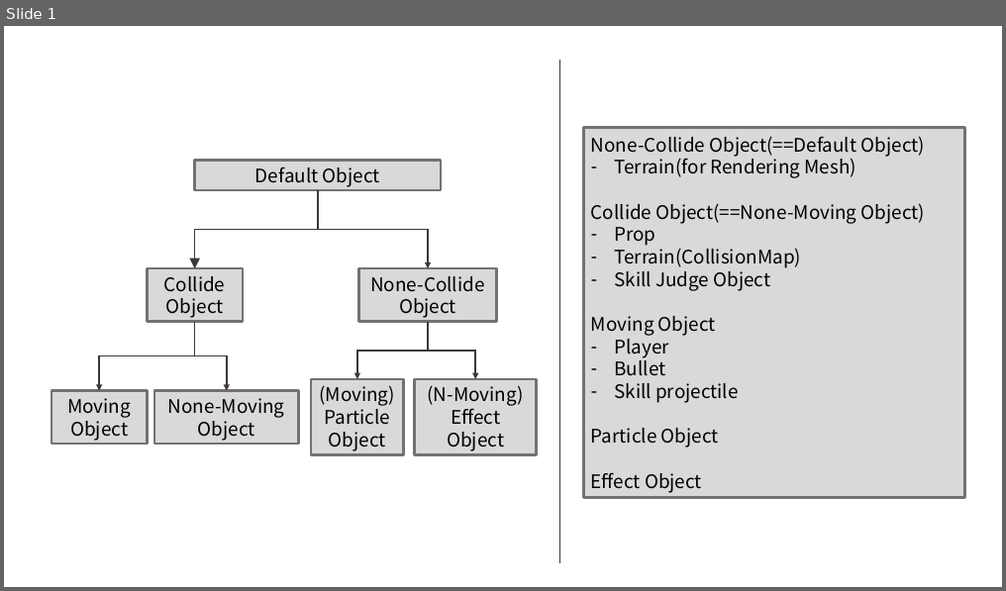
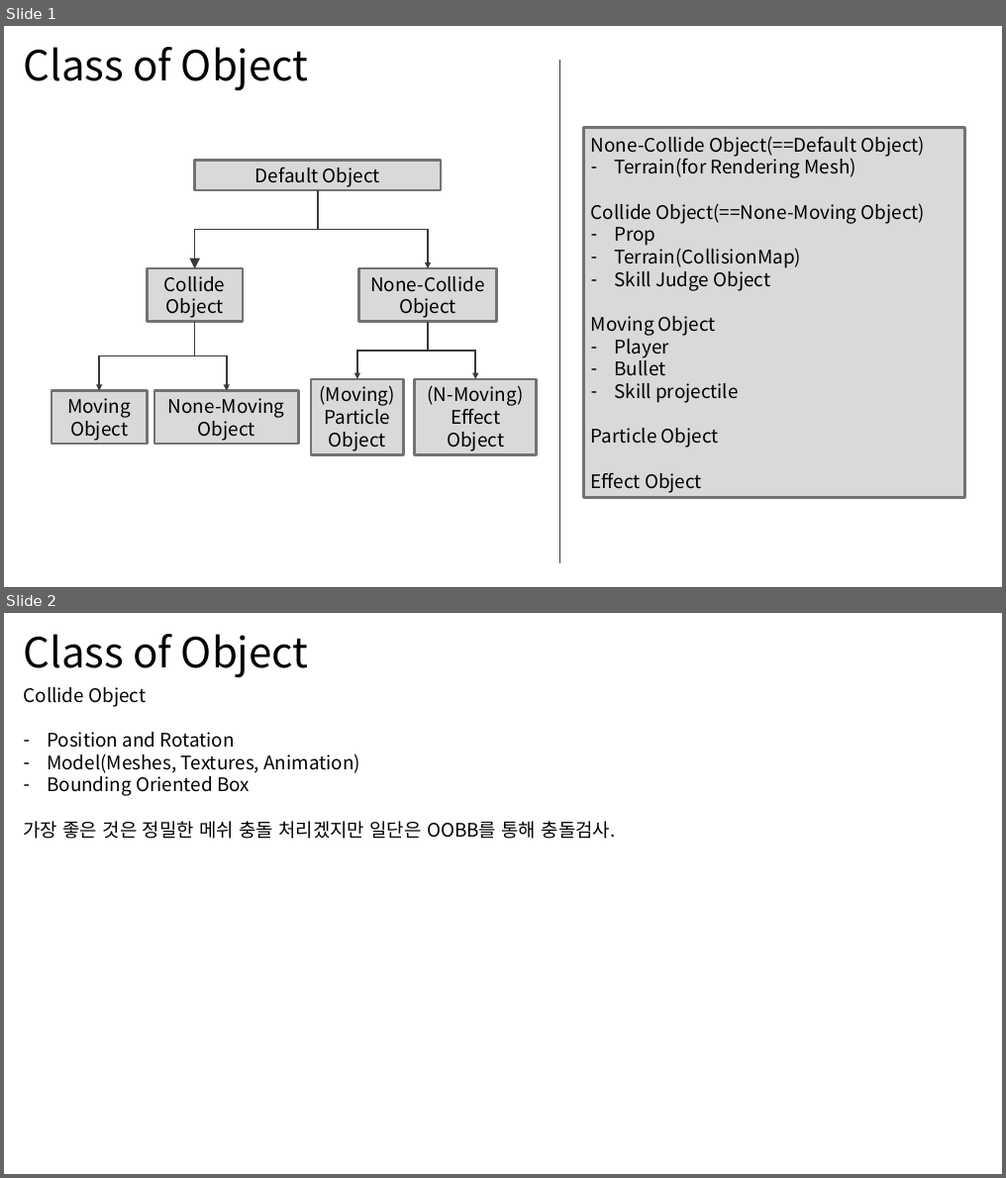
Before and after one commit to mado0421/morphosis, a slide deck: Morphosis/문서작업/생각정리용 기획문서.pptx. Shown one above the other, each under a label of ours: slide 1 before the commit, slides 1 and 2 after it. The pictures are 1006x591 and 1006x1178 pixels, drawn with LibreOffice and Linux fonts; fonts in the diff are those of the drawing. Boxes give left, top, right and bottom in pixels: in the first picture for what was removed or moved away, otherwise in the second. Text is boxed around its words. In the diff, an @@ line names an element or a change of style, - is before the commit and + after.

```diff
--- a/Morphosis/문서작업/생각정리용 기획문서.pptx
+++ b/Morphosis/문서작업/생각정리용 기획문서.pptx
@@ slide 2 added at (4, 613, 1002, 1174), background #FFFFFF @@
@@ text added at (24, 634, 309, 677), 40 pt, text #000000 @@
+Class of Object
@@ text added at (24, 687, 616, 839), 18 pt, text #000000 @@
+Collide Object
+– Position and Rotation
+– Model(Meshes, Textures, Animation)
+– Bounding Oriented Box
+가장 좋은 것은 정밀한 메쉬 충돌 처리겠지만 일단은 OOBB를 통해 충돌검사.
@@ slide 1 changed as well @@
@@ text added at (24, 47, 309, 90), 40 pt, text #000000 @@
+Class of Object
```
Also in this commit, not shown: 1 other slide added, 15 other files.
